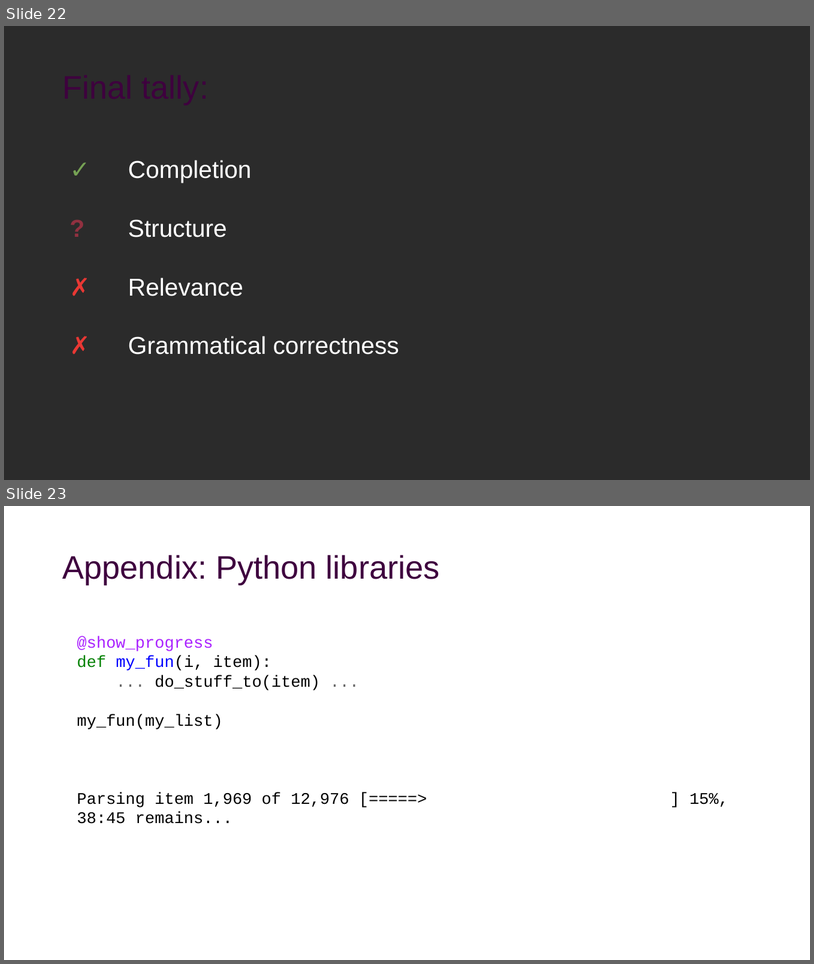
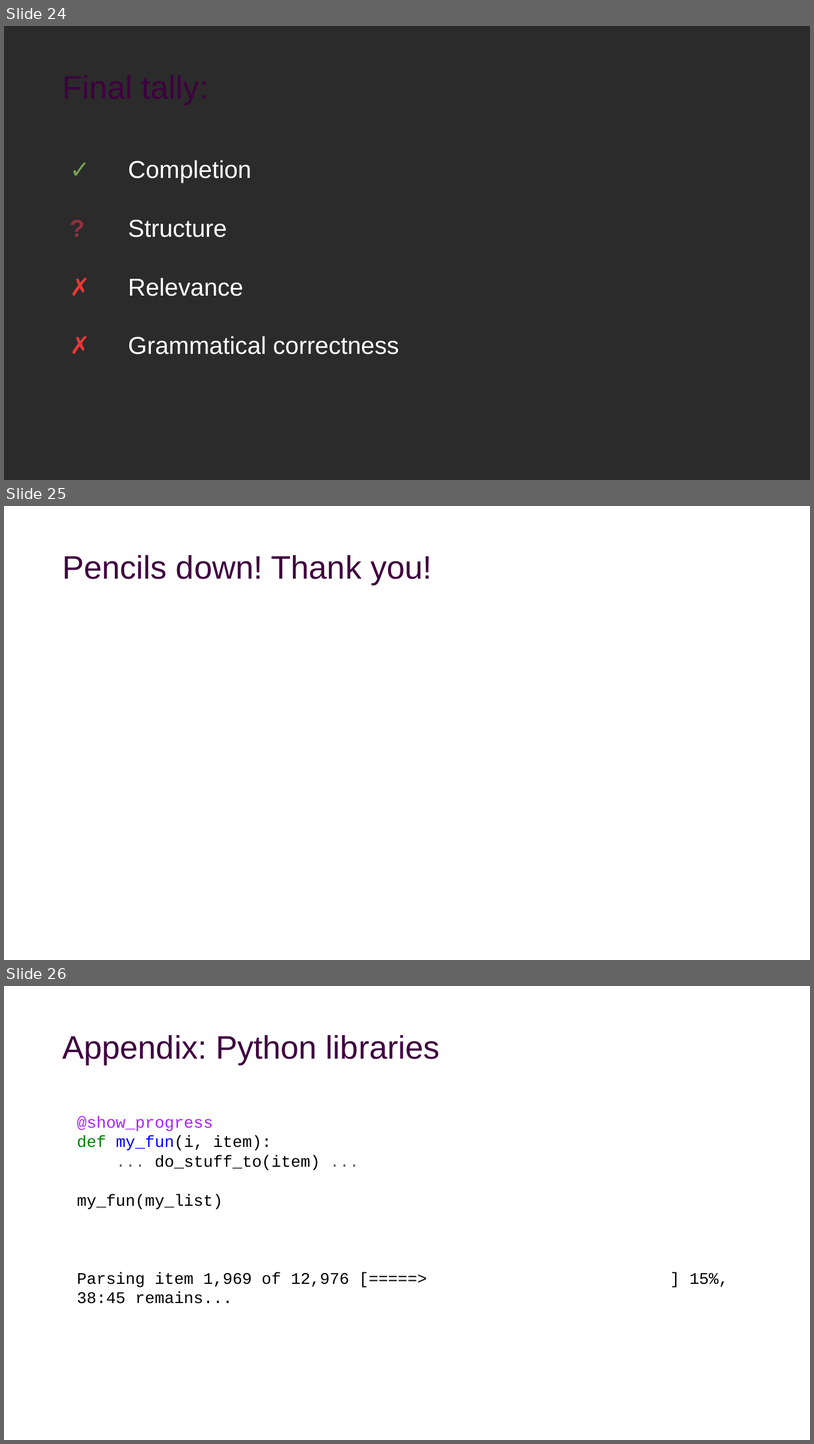
Before and after one commit to alexklapheke/essay, a slide deck: presentation/presentation.odp. Shown one above the other, each under a label of ours: slides 22 and 23 before the commit, slides 24, 25 and 26 after it. The pictures are 814x964 and 814x1444 pixels, drawn with LibreOffice and Linux fonts; fonts in the diff are those of the drawing; background and template pictures are left out; a plain dark background stands for a picture behind light text. Boxes give left, top, right and bottom in pixels: in the first picture for what was removed or moved away, otherwise in the second. Text is boxed around its words. In the diff, an @@ line names an element or a change of style, - is before the commit and + after.

```diff
--- a/presentation/presentation.odp
+++ b/presentation/presentation.odp
@@ slide 25 added at (x1=4, y1=506, x2=810, y2=960), background picture (left out) @@
@@ text added at (x1=62, y1=555, x2=432, y2=584), 32 pt, text #3E003E @@
+Pencils down! Thank you!
@@ what was slide 22 is now slide 24 @@
@@ what was slide 23 is now slide 26 @@
```
Also in this commit, not shown: 5 slides changed, 4 other slides added, 2 slides removed, 24 other files.
